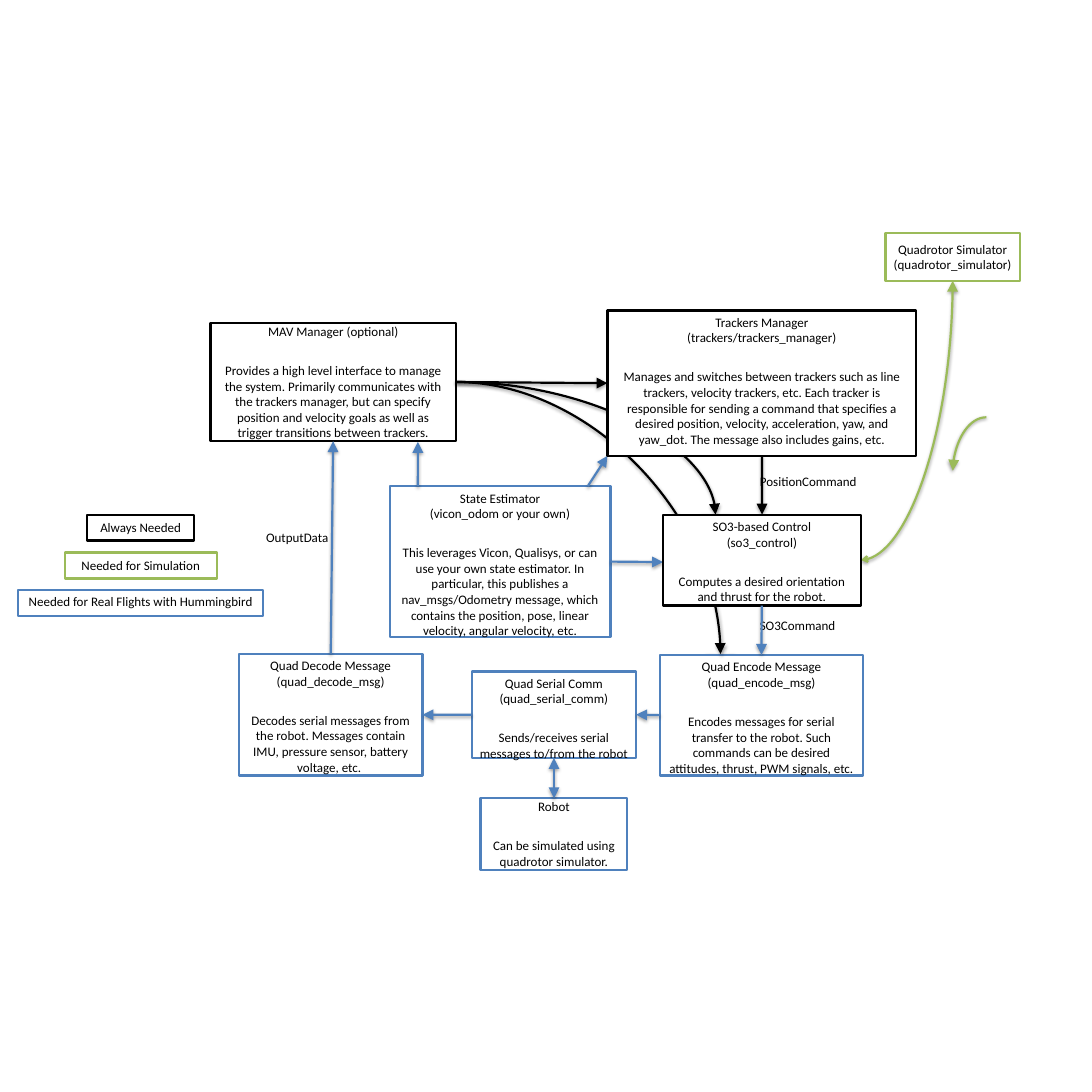
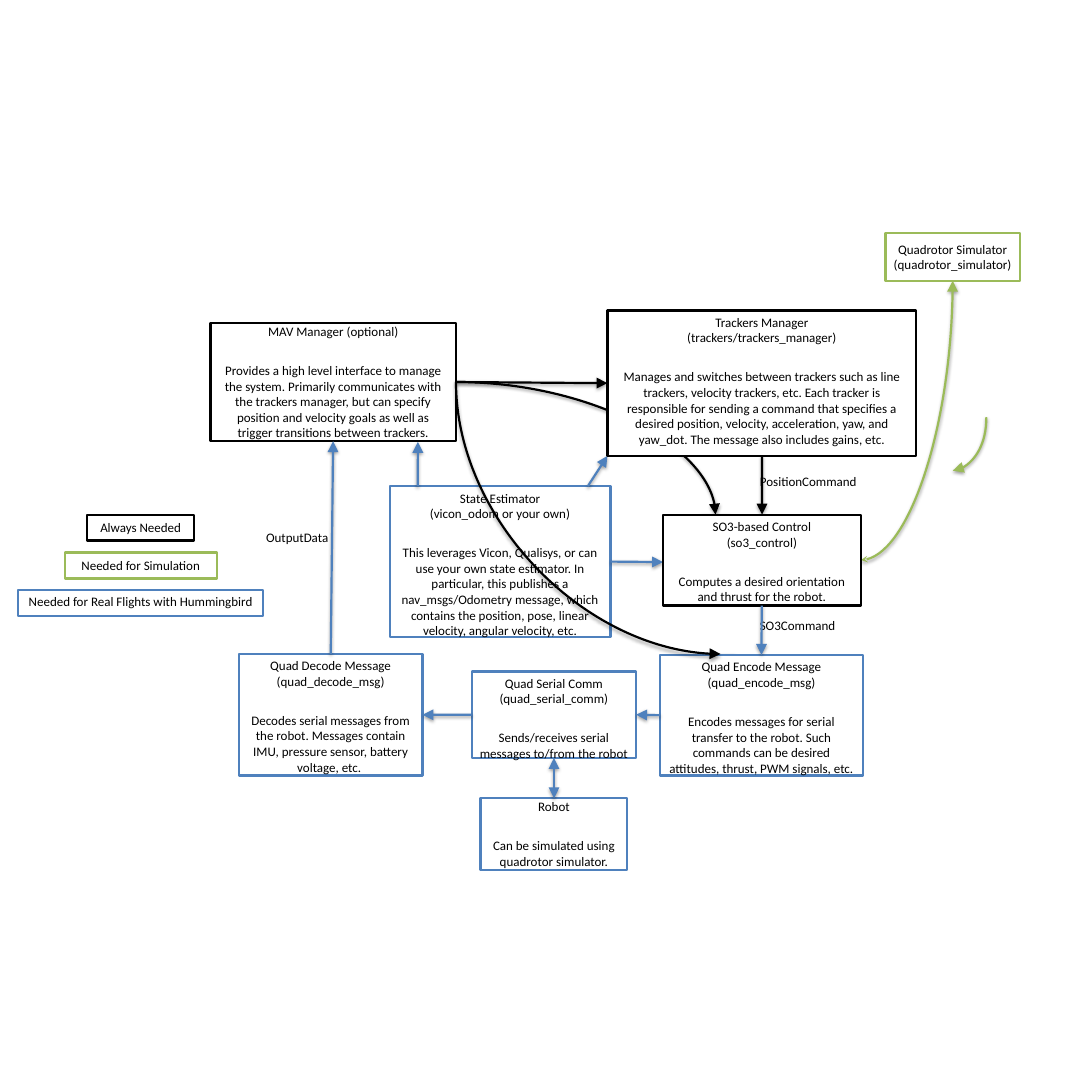
Before and after one commit to KumarRobotics/kr_mav_control, a slide deck: slide 5 of doc/quadrotor_control_block_diagram.pptx (slide 2 before the commit). Drawn at 1092x1092 pixels with LibreOffice and Linux fonts; fonts in the diff are those of the drawing. Boxes give left, top, right and bottom in pixels: in the first picture for what was removed or moved away, otherwise in the second. Text is boxed around its words. In the diff, an @@ line names an element or a change of style, - is before the commit and + after.

```diff
--- a/doc/quadrotor_control_block_diagram.pptx
+++ b/doc/quadrotor_control_block_diagram.pptx
@@ curved double arrow (952, 281) - (861, 560): arrowheads changed @@
@@ curved arrow (456, 382) - (721, 654): route changed @@
@@ curved arrow (987, 417) - (953, 470): route changed @@
@@ rectangle at (707,654,734,682): fill gradient #2F5F99 to #3D7CC7 to #3A7CCB to gradient #2D5C97 to #3C7AC5 to #397BC9 @@
```
Also in this commit, not shown: 1 other slide changed, 3 slides added, 23 other files.
